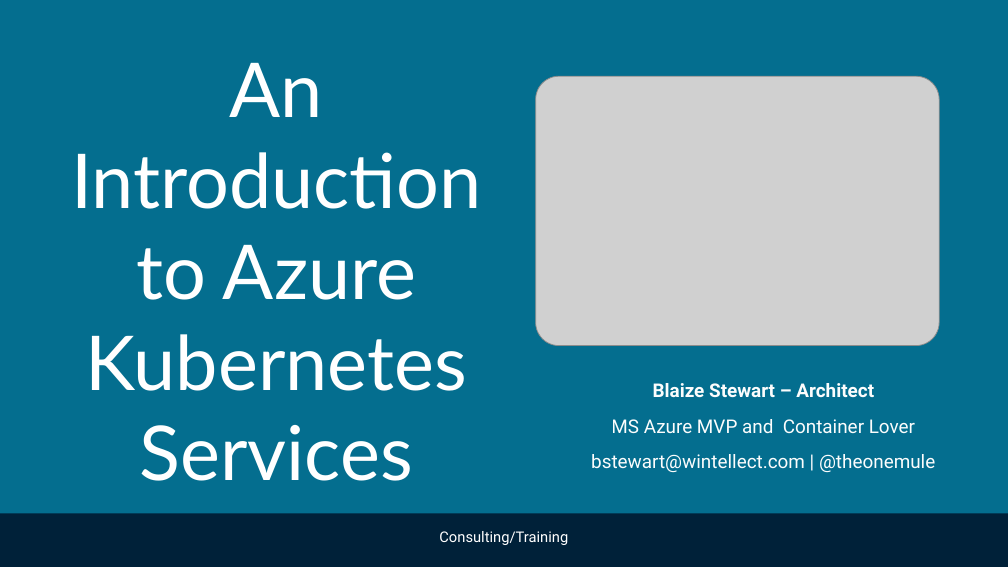
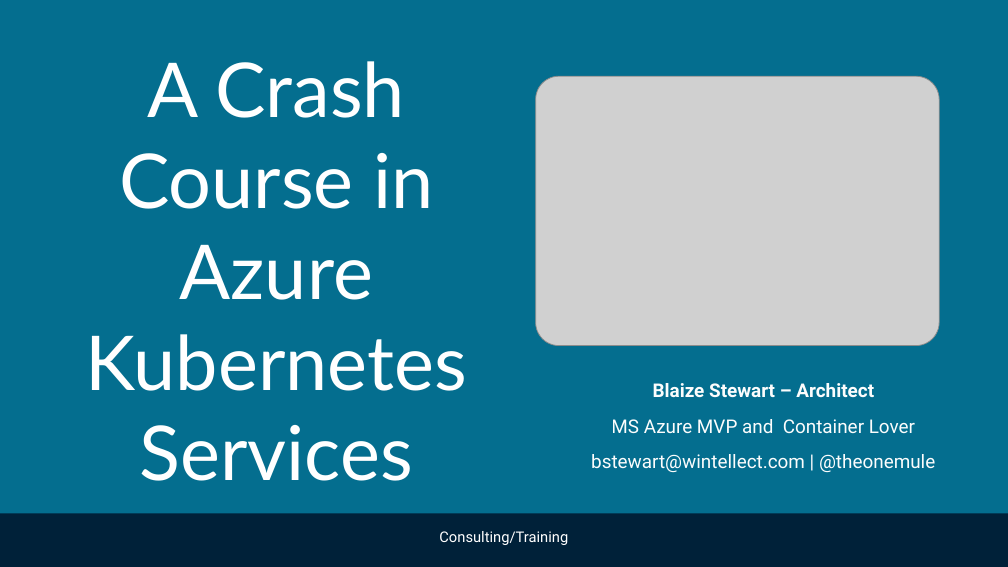
Before and after one commit to theonemule/aks-demos, a slide deck: slide 1 of kubernetes.pptx. Drawn at 1008x567 pixels with LibreOffice and Linux fonts; fonts in the diff are those of the drawing; grey boxes stand for pictures; background and template pictures are left out. Boxes give left, top, right and bottom in pixels: in the first picture for what was removed or moved away, otherwise in the second. Text is boxed around its words. In the diff, an @@ line names an element or a change of style, - is before the commit and + after.

```diff
--- a/kubernetes.pptx
+++ b/kubernetes.pptx
@@ title at bbox=[86, 61, 467, 481]: text changed @@
-An Introduction to Azure Kubernetes Services
+A Crash Course in Azure Kubernetes Services
```
Also in this commit, not shown: 5 other slides changed, 20 other files.
